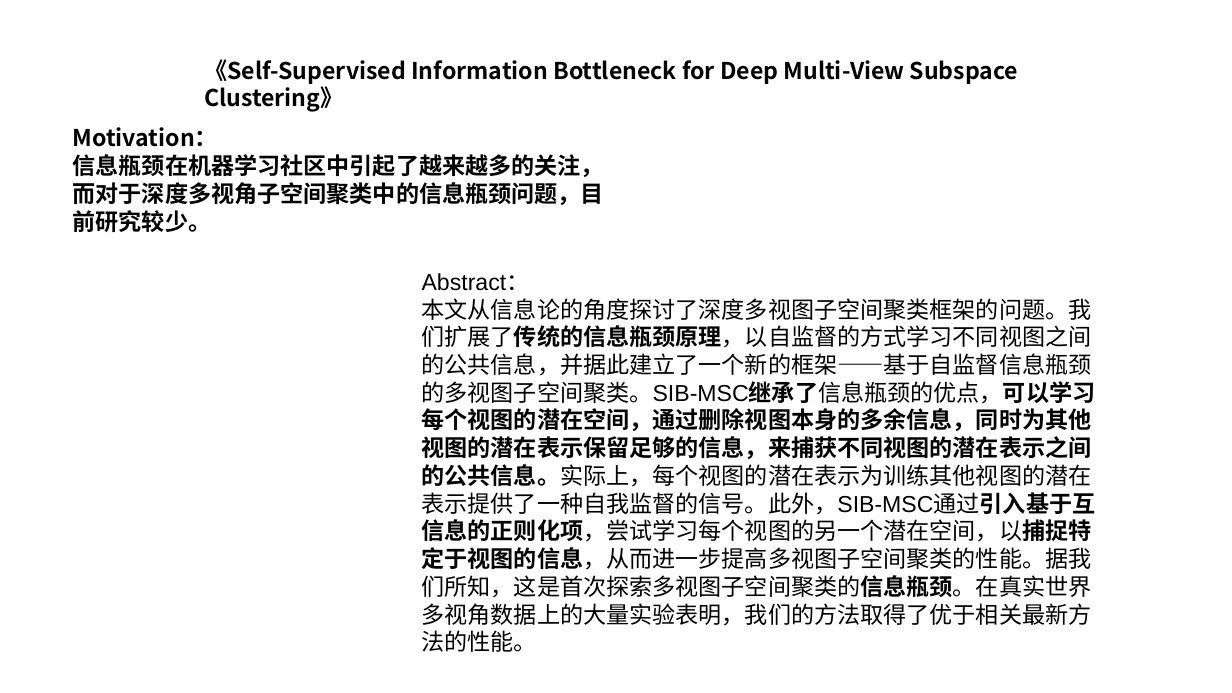
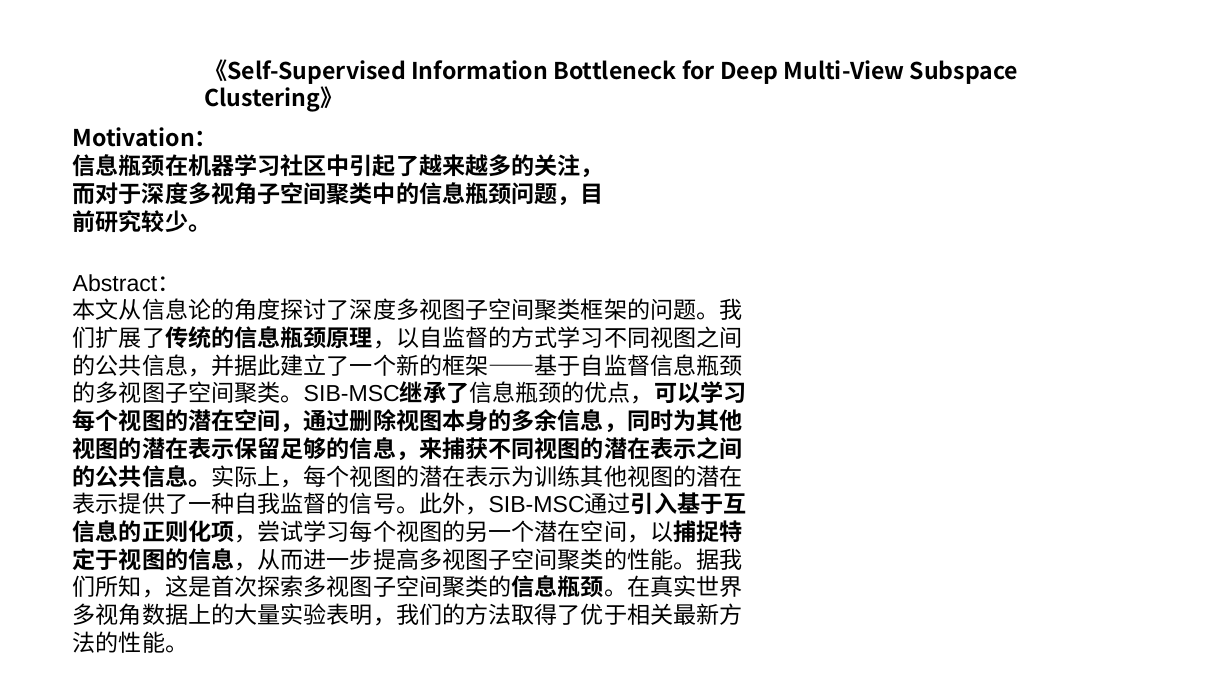
Before and after one commit to Dennisasdzz/group_meetings, a slide deck: slide 1 of 对比学习/信息瓶颈论文.pptx (slide 2 before the commit). Drawn at 1232x693 pixels with LibreOffice and Linux fonts; fonts in the diff are those of the drawing. Boxes give left, top, right and bottom in pixels: in the first picture for what was removed or moved away, otherwise in the second. Text is boxed around its words. In the diff, an @@ line names an element or a change of style, - is before the commit and + after.

```diff
--- a/对比学习/信息瓶颈论文.pptx
+++ b/对比学习/信息瓶颈论文.pptx
@@ text "Abstract：": place and size @@
-text "Abstract：" at <box>422,273,1096,652</box>
+text "Abstract：" at <box>73,274,747,653</box>
```
Also in this commit, not shown: 1 slide removed, 30 other files.
